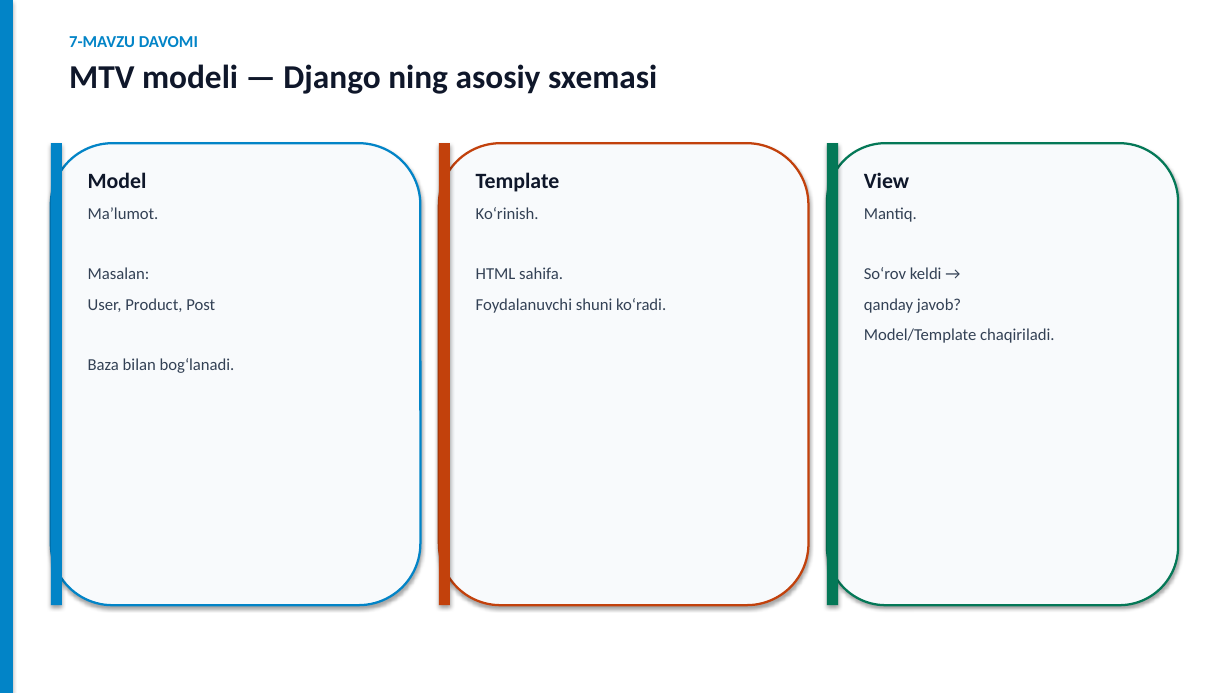
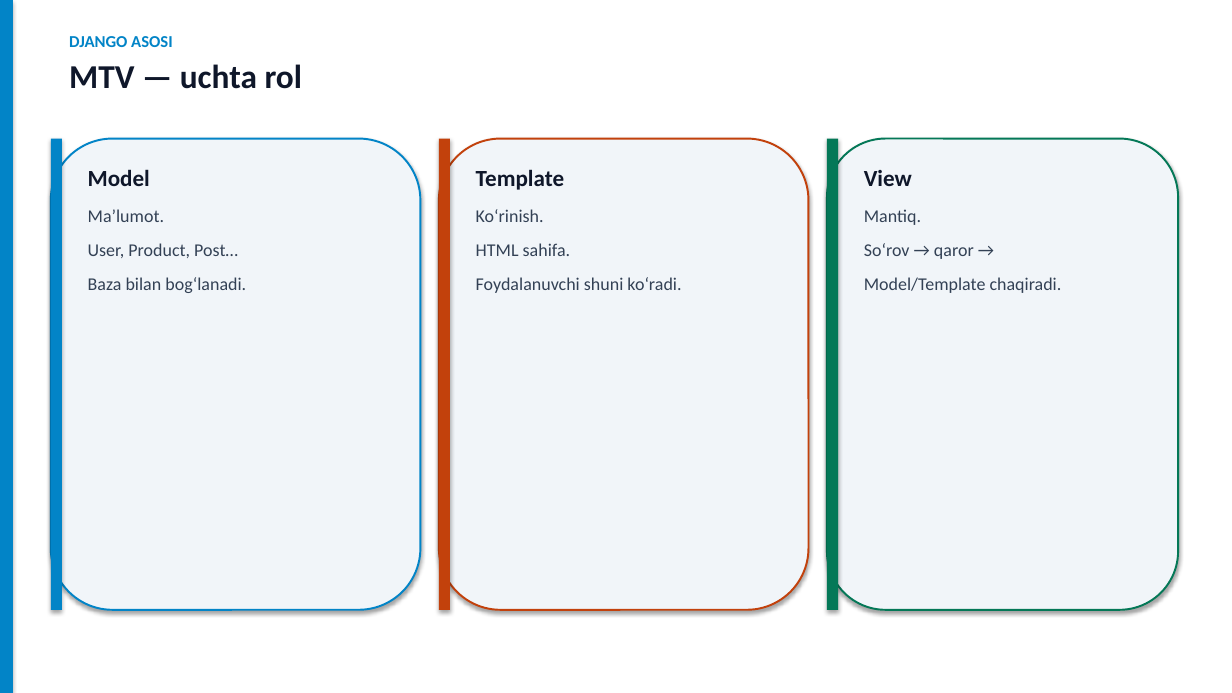
Before and after one commit to DilshodZokirov/bgalaxy-app, a slide deck: slide 7 of python-prezentatsiya/Python-Django-Yorqin.pptx (slide 10 before the commit). Drawn at 1232x693 pixels with LibreOffice and Linux fonts; fonts in the diff are those of the drawing. Boxes give left, top, right and bottom in pixels: in the first picture for what was removed or moved away, otherwise in the second. Text is boxed around its words. In the diff, an @@ line names an element or a change of style, - is before the commit and + after.

```diff
--- a/python-prezentatsiya/Python-Django-Yorqin.pptx
+++ b/python-prezentatsiya/Python-Django-Yorqin.pptx
@@ text at [69, 36, 303, 89]: text changed @@
-7-MAVZU DAVOMI
-MTV modeli — Django ning asosiy sxemasi
+DJANGO ASOSI
+MTV — uchta rol
@@ rectangle: place and size @@
-rectangle at [51, 143, 62, 605]
+rectangle at [51, 139, 62, 610]
@@ rounded rectangle: place and size @@
-rounded rectangle at [51, 143, 421, 605]
+rounded rectangle at [51, 139, 421, 610]
@@ rounded rectangle at [51, 139, 421, 610]: fill #F8FAFC to #F1F5F9; outline #0284C7 1.75 pt to #0284C7 1.5 pt @@
@@ rectangle: place and size @@
-rectangle at [439, 143, 450, 605]
+rectangle at [439, 139, 450, 610]
@@ rounded rectangle: place and size @@
-rounded rectangle at [439, 143, 809, 605]
+rounded rectangle at [439, 139, 809, 610]
@@ rounded rectangle at [439, 139, 809, 610]: fill #F8FAFC to #F1F5F9; outline #C2410C 1.75 pt to #C2410C 1.5 pt @@
@@ rectangle: place and size @@
-rectangle at [827, 143, 838, 605]
+rectangle at [827, 139, 838, 610]
@@ rounded rectangle: place and size @@
-rounded rectangle at [827, 143, 1178, 605]
+rounded rectangle at [827, 139, 1178, 610]
@@ rounded rectangle at [827, 139, 1178, 610]: fill #F8FAFC to #F1F5F9; outline #047857 1.75 pt to #047857 1.5 pt @@
@@ text at [88, 169, 150, 186]: size 17 to 18 pt in "Model"; more space between paragraphs @@
@@ text "Template" at [476, 169, 681, 293]: size 17 to 18 pt in "Template"; size 13 to 14 pt in "Ko‘rinish. HTML sahifa. Foydalanuvchi shuni ko‘radi."; more space between paragraphs @@
@@ text at [864, 170, 912, 186]: size 17 to 18 pt in "View"; more space between paragraphs @@
@@ text at [88, 209, 246, 293]: text changed; size 13 to 14 pt @@
-Ma’lumot.
-Masalan:
-User, Product, Post
-Baza bilan bog‘lanadi.
+Ma’lumot.
+User, Product, Post…
+Baza bilan bog‘lanadi.
@@ text at [864, 209, 1062, 293]: text changed; size 13 to 14 pt @@
-Mantiq.
-So‘rov keldi →
-qanday javob?
-Model/Template chaqiriladi.
+Mantiq.
+So‘rov → qaror →
+Model/Template chaqiradi.
```
Also in this commit, not shown: 2 other slides changed, 10 slides added, 11 slides removed, 3 other files.
